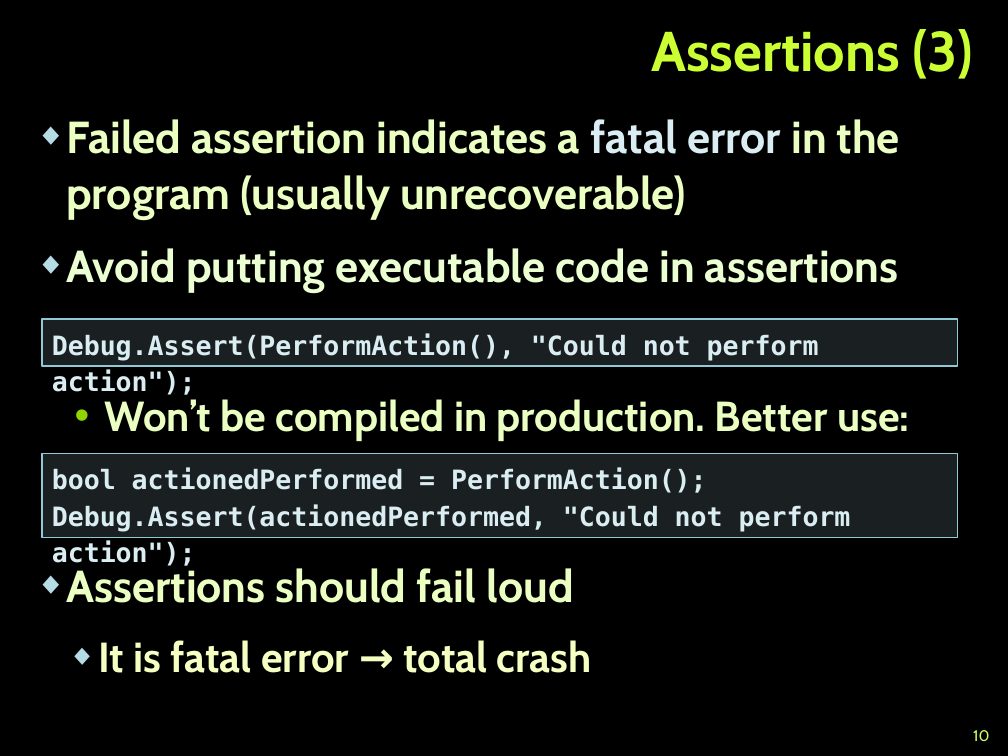
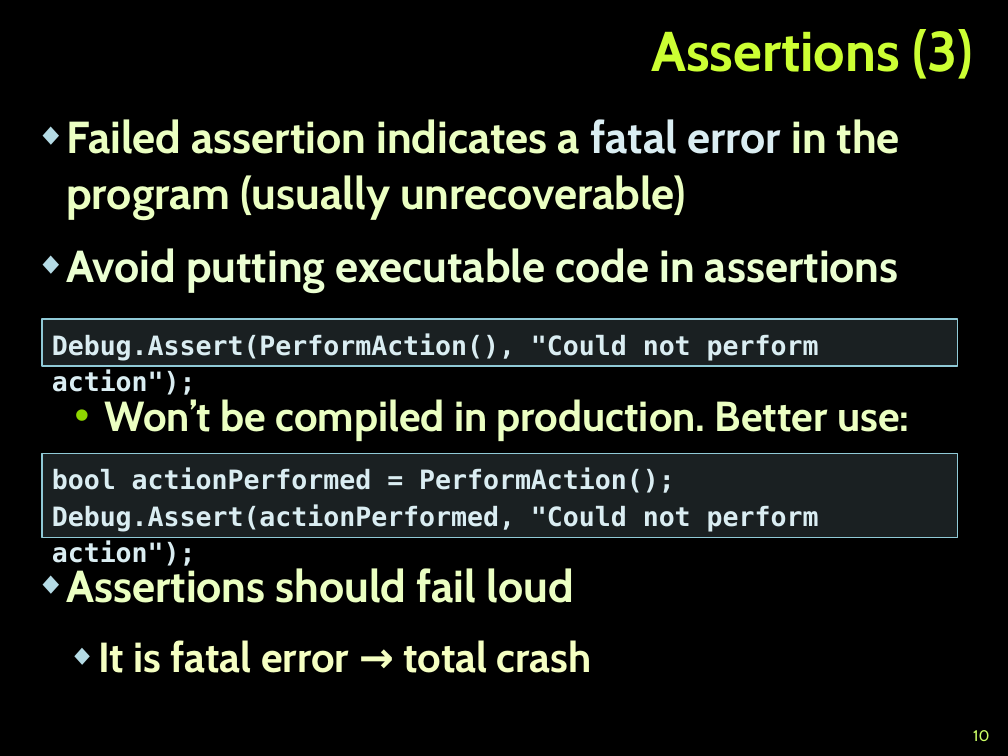
Before and after one commit to martin-nikolov/Telerik-Academy, a slide deck: slide 10 of Programming with C#/4. C# High-Quality Code/08. Defensive Programming, Assertions and Exceptions/Defensive Programming and Exceptions.pptx. Drawn at 1008x756 pixels with LibreOffice and Linux fonts; fonts in the diff are those of the drawing; background and template pictures are left out. Boxes give left, top, right and bottom in pixels: in the first picture for what was removed or moved away, otherwise in the second. Text is boxed around its words. In the diff, an @@ line names an element or a change of style, - is before the commit and + after.

```diff
--- a/Programming with C#/4. C# High-Quality Code/08. Defensive Programming, Assertions and Exceptions/Defensive Programming and Exceptions.pptx
+++ b/Programming with C#/4. C# High-Quality Code/08. Defensive Programming, Assertions and Exceptions/Defensive Programming and Exceptions.pptx
@@ text in rectangle at [52,468,819,531]: text changed @@
-bool actionedPerformed = PerformAction();
-Debug.Assert(actionedPerformed, "Could not perform action");
+bool actionPerformed = PerformAction();
+Debug.Assert(actionPerformed, "Could not perform action");
```
Also in this commit, not shown: 2 other slides changed, 1 slide added, 1 slide removed, 9 other files.
